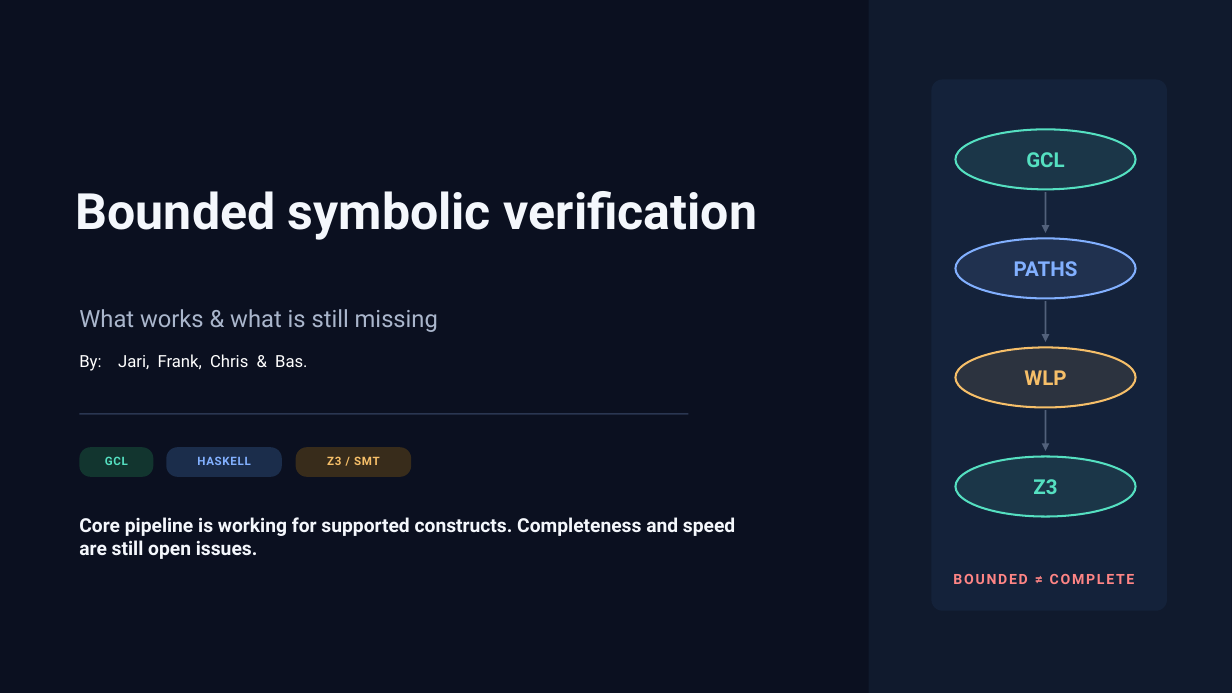
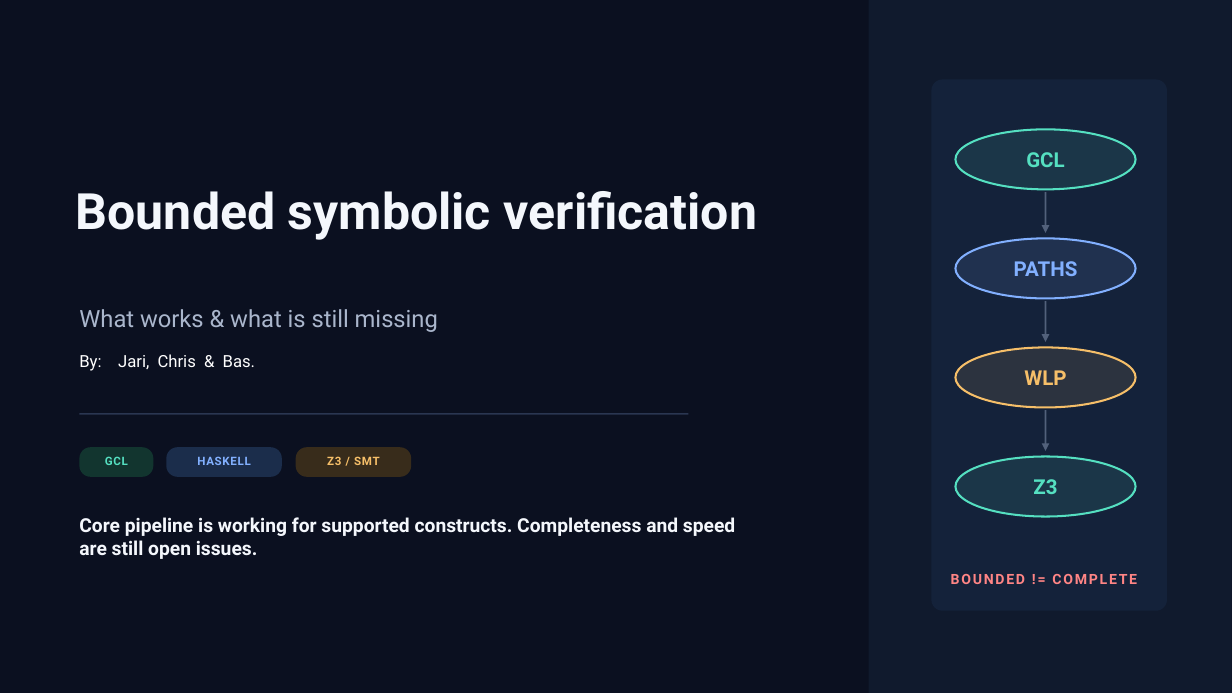
Before and after one commit to JariKanarie/gclparser-master_PSAV, a slide deck: slide 1 of docs/5min pres.pptx. Drawn at 1232x693 pixels with LibreOffice and Linux fonts; fonts in the diff are those of the drawing. Boxes give left, top, right and bottom in pixels: in the first picture for what was removed or moved away, otherwise in the second. Text is boxed around its words. In the diff, an @@ line names an element or a change of style, - is before the commit and + after.

```diff
--- a/docs/5min pres.pptx
+++ b/docs/5min pres.pptx
@@ text at box(79, 354, 255, 371): text changed @@
-By: Jari, Frank, Chris & Bas.
+By: Jari, Chris & Bas.
@@ text at box(951, 574, 1137, 584): text changed @@
-BOUNDED ≠ COMPLETE
+BOUNDED != COMPLETE
```
Also in this commit, not shown: 1 other slide changed, 3 other files.
